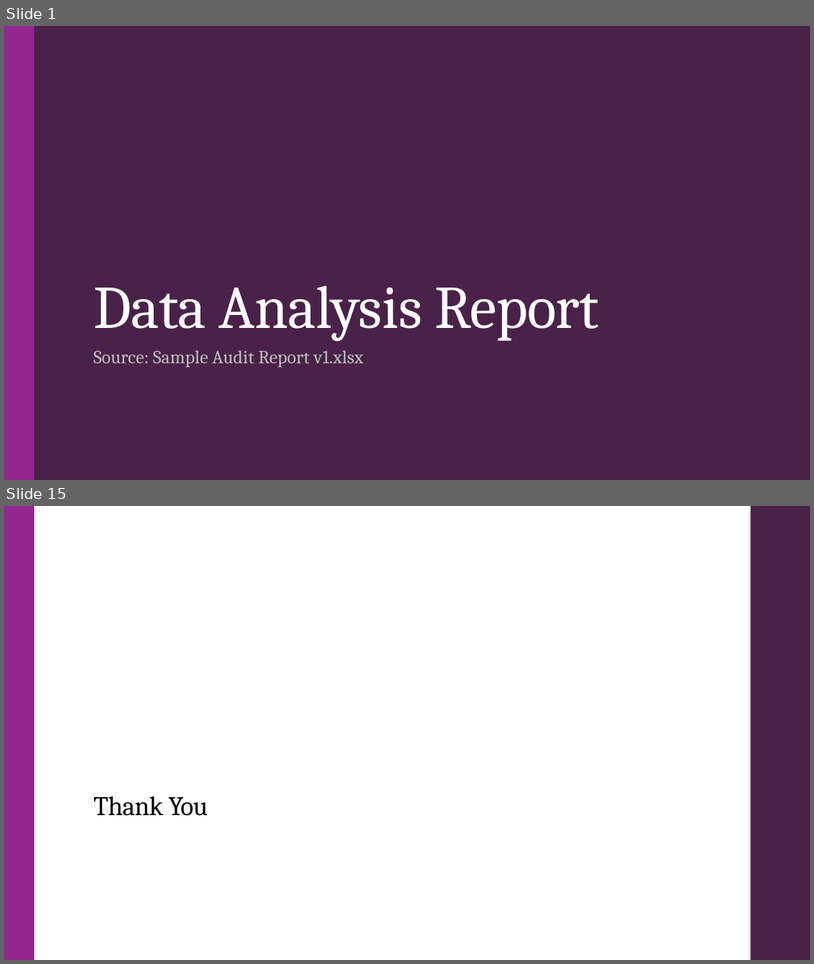
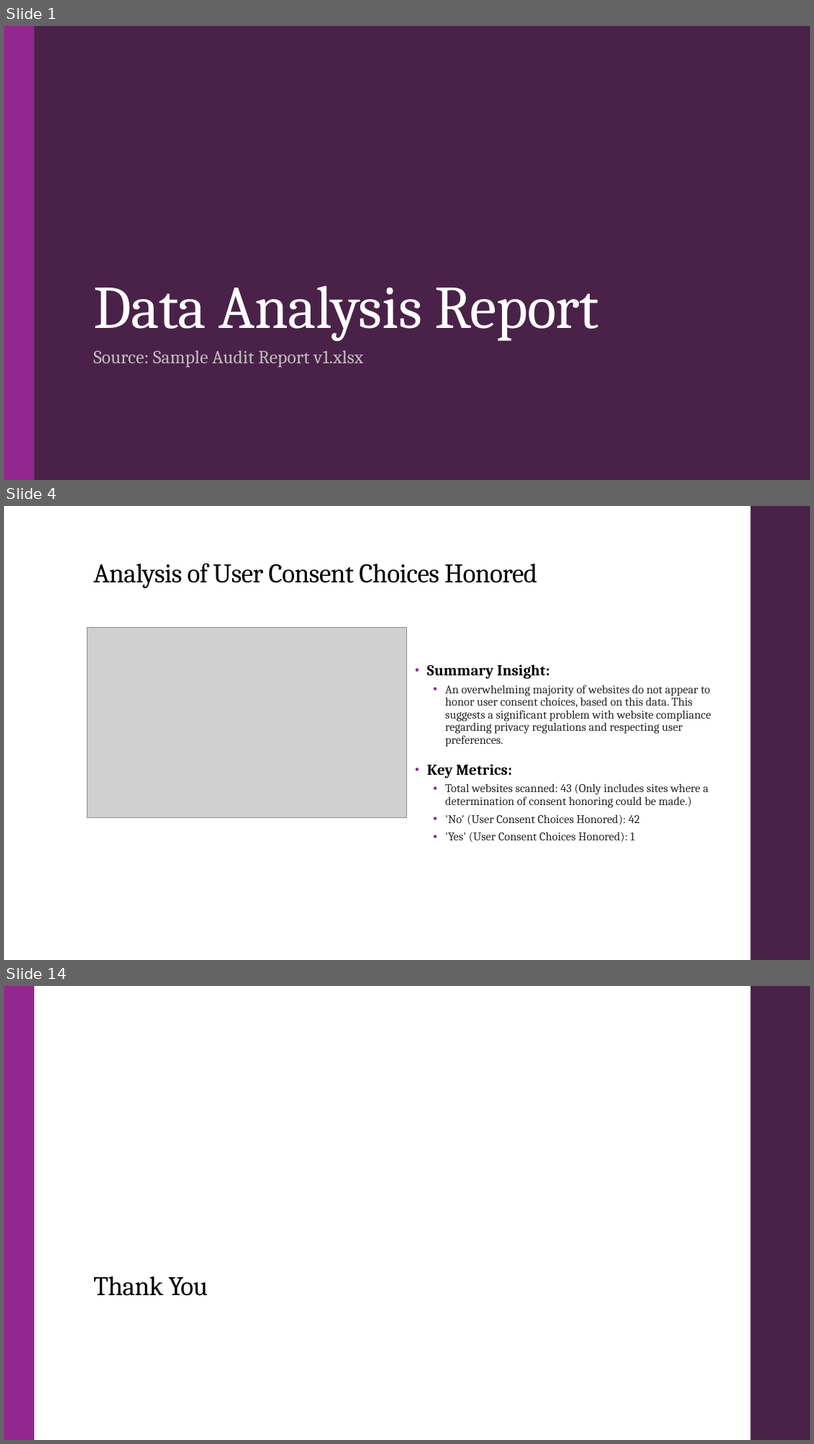
Before and after one commit to droy117/GT_Assignment_PPT_Ex, a slide deck: Debak/Data_Analysis_Report_Report.pptx. Shown one above the other, each under a label of ours: slides 1 and 15 before the commit, slides 1, 4 and 14 after it; the slides between them are not shown. The pictures are 814x964 and 814x1444 pixels, drawn with LibreOffice and Linux fonts; fonts in the diff are those of the drawing; grey boxes stand for pictures. Boxes give left, top, right and bottom in pixels: in the first picture for what was removed or moved away, otherwise in the second. Text is boxed around its words. In the diff, an @@ line names an element or a change of style, - is before the commit and + after.

Commit message:
update ppt and text placement

```diff
--- a/Debak/Data_Analysis_Report_Report.pptx
+++ b/Debak/Data_Analysis_Report_Report.pptx
@@ slide 4 added at (x1=4, y1=506, x2=810, y2=960), background #FFFFFF; not listed: 1 template element that a slide beside it also shows @@
@@ title added at (x1=93, y1=563, x2=538, y2=588), 32 pt, text #000000 @@
+Analysis of User Consent Choices Honored
@@ picture added at (x1=88, y1=627, x2=407, y2=818) @@
@@ text added at (x1=427, y1=664, x2=711, y2=842), 14 pt, text #262626 @@
+• Summary Insight:
+  • An overwhelming majority of websites do not appear to honor user consent choices, based on this data. This suggests a significant problem with website compliance regarding privacy regulations and respecting user preferences.
+• Key Metrics:
+  • Total websites scanned: 43 (Only includes sites where a determination of consent honoring could be made.)
+  • 'No' (User Consent Choices Honored): 42
+  • 'Yes' (User Consent Choices Honored): 1
@@ what was slide 15 is now slide 14 @@
```
Also in this commit, not shown: 1 slide changed, 10 other slides added, 12 slides removed, 7 other files.
